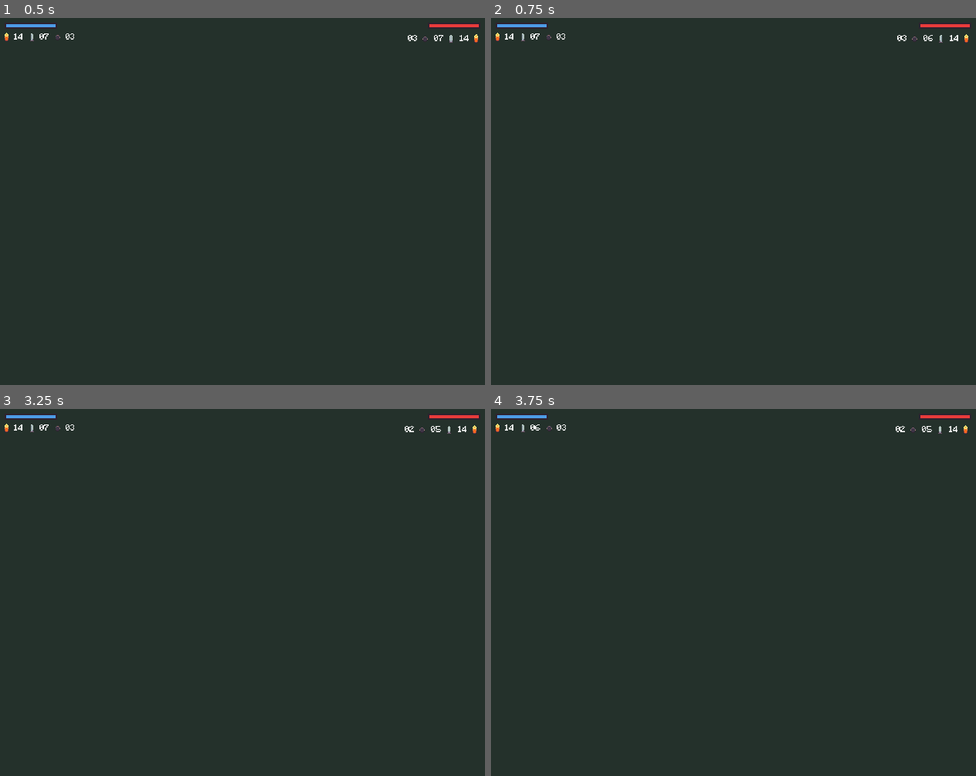
Above: before the commit, frames 1-4 (two rows, left to right).
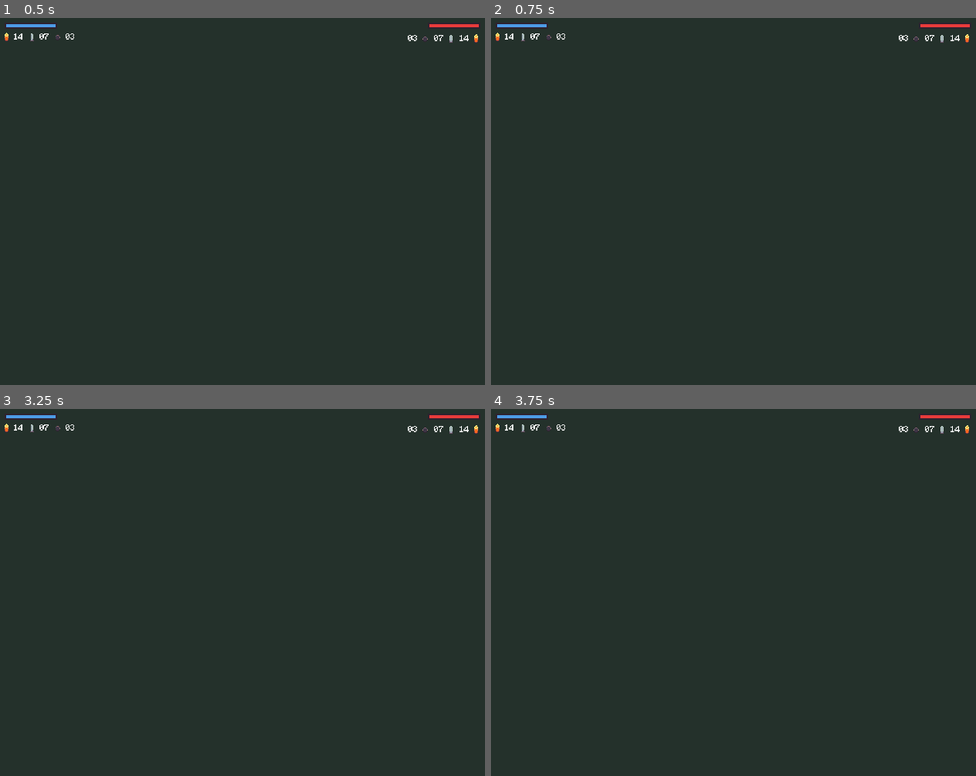
Above: after the commit, the same moments.

Repository: dm1nh/gunbattle
Game: Godot game, scene res://scenes/main.tscn
Two runs of this game, one before a commit and one after it. Both use one fixed random seed, a clock stepped at 60 frames per second and the inputs below.
Inputs:
- Up to frame 1 (0.5 s): no input
- Up to frame 2 (0.75 s): tap Enter at 0.5 s; hold D (b_right) from 0.53 s (still down); tap / (r_fire) at 0.6 s
- Up to frame 3 (3.25 s): tap W (b_jump) at 0.77, 1.52, 3.02 s; tap , (r_swap_weapon) at 0.8, 1.35 s; tap Space at 1.25, 2.75 s; tap . (r_throw_grenade) at 1.55, 2.1 s; tap Enter at 2 s; release D (b_right) at 2.03 s; hold A (b_left) 2.03-2.78 s; tap Up (r_jump) at 2.3, 2.85 s; hold D (b_right) from 2.78 s (still down); tap / (r_fire) at 3.05 s
- Up to frame 4 (3.75 s): keep holding D (b_right); tap Enter at 3.5 s; tap F (b_fire) at 3.6 s

Frame 1 is identical in both runs. In frame 2, 0.1% of the frame differs, in the area x 83-99%, y 4-7%; in frame 3, 0.1%; in frame 4, 0.2%, in the area x 9-99%, y 4-7%.

Commit message:
feat: disable player inputs if the player is dead

Diff:
--- a/scenes/players/player.gd
+++ b/scenes/players/player.gd
@@ -1,6 +1,7 @@
 extends CharacterBody2D
 class_name Player
 
+var viewport_size: Vector2
 const SPEED: int = 150
 const JUMP_VELOCITY: int = -250
 var gravity = ProjectSettings.get_setting("physics/2d/default_gravity") # gravity value from project settings
@@ -54,6 +55,7 @@
 var swap_weapon_input: StringName
 
 func _ready():
+	viewport_size = get_viewport().get_visible_rect().size
 	_on_in_mag_change()
 	_on_reserve_ammo_change()
 	connect("in_mag_change", _on_in_mag_change)
@@ -61,14 +63,15 @@
 	set_weapon()
 
 func _process(delta):
-	_player_move()
-	_player_jump(delta)
-	move_and_slide()
-	_player_swap_weapon()
-	_player_fire()
-	_player_throw_grenade()
+	if not state == PlayerState.Dead:
+		_player_move()
+		_player_jump(delta)
+		_player_swap_weapon()
+		_player_fire()
+		_player_throw_grenade()
 	_player_animate()
 	_player_die()
+	move_and_slide()
 
 func _player_move():
 	var movement_direction: float = Input.get_axis(left_input, right_input)
@@ -78,10 +81,9 @@
 		velocity.x = movement_direction * SPEED
 		$Sprite2D.flip_h = movement_direction < 0
 		$Weapon.scale.x = direction.x
-		$Weapon.z_index = -1 if movement_direction < 0 else 1
+		$Weapon.z_index = 0 if movement_direction < 0 else 1
 		$GrenadeMarker2D.position = direction * initialGrenadeMarkerPosition
 
-		var viewport_size = get_viewport().get_visible_rect().size
 		if global_position.x > viewport_size.x:
 			global_position.x = global_position.x - viewport_size.x
 		if global_position.x <= 1:
@@ -146,7 +148,7 @@
 		$StateAnimationPlayer.play("dead")
 
 func _player_die():
-	if hp == 0:
+	if hp == 0 or global_position.y > viewport_size.y:
 		state = PlayerState.Dead
 
 func set_weapon():
--- a/scenes/players/player.tscn
+++ b/scenes/players/player.tscn
@@ -171,6 +171,7 @@
 [node name="Sprite2D" type="Sprite2D" parent="."]
 hframes = 3
 vframes = 4
+frame = 9
 metadata/_edit_lock_ = true
 
 [node name="Weapon" type="Node2D" parent="."]
